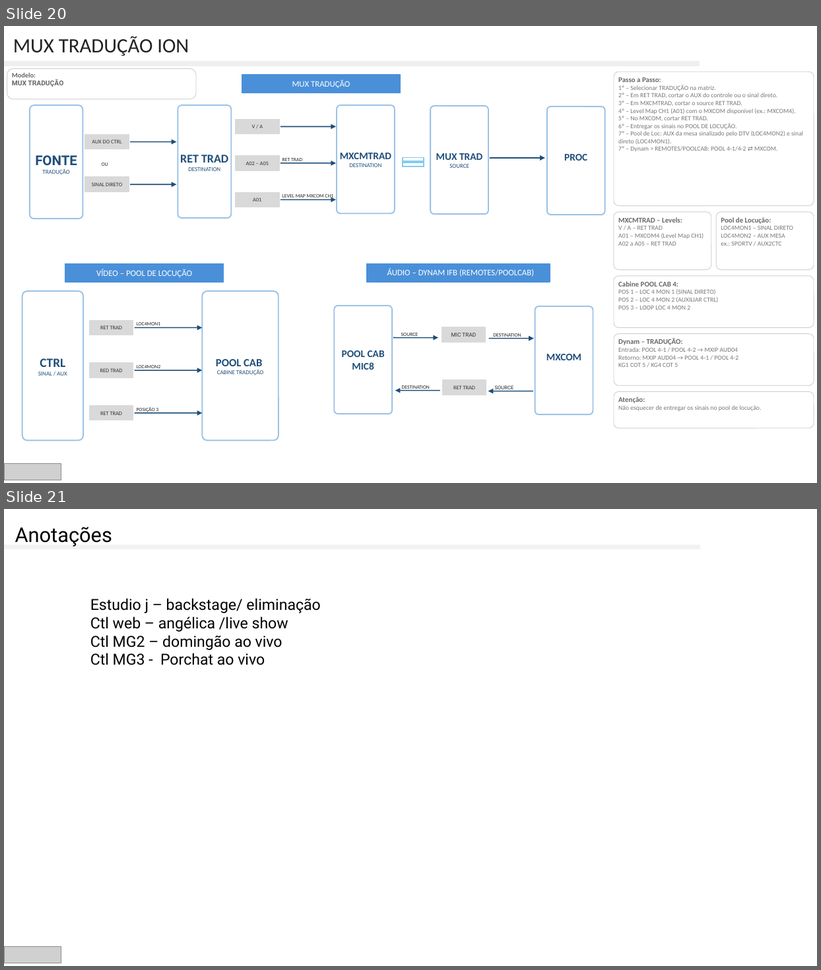
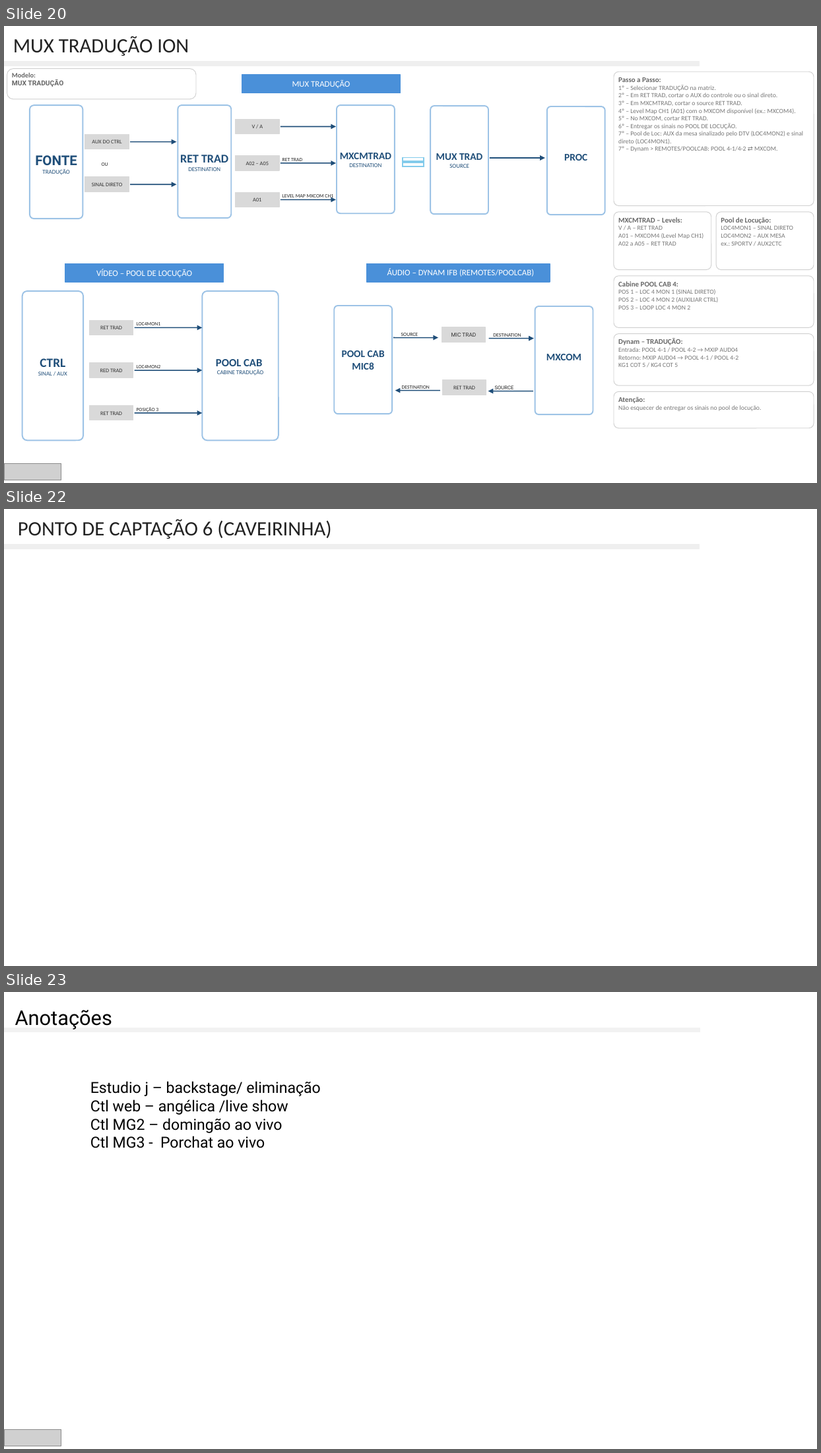
Before and after one commit to cot-ion/central-eventos, a slide deck: pptx/INFOGRAFICO PRODUÇÕES COT 2025.pptx. Shown one above the other, each under a label of ours: slides 20 and 21 before the commit, slides 20, 22 and 23 after it; the slides between them are not shown. The pictures are 821x970 and 821x1453 pixels, drawn with LibreOffice and Linux fonts; fonts in the diff are those of the drawing; grey boxes stand for pictures. Boxes give left, top, right and bottom in pixels: in the first picture for what was removed or moved away, otherwise in the second. Text is boxed around its words. In the diff, an @@ line names an element or a change of style, - is before the commit and + after.

```diff
--- a/pptx/INFOGRAFICO PRODUÇÕES COT 2025.pptx
+++ b/pptx/INFOGRAFICO PRODUÇÕES COT 2025.pptx
@@ slide 22 added at bbox=[4, 509, 817, 966], background #FFFFFF @@
@@ text added at bbox=[18, 519, 331, 539], 24 pt, text #222222 @@
+PONTO DE CAPTAÇÃO 6 (CAVEIRINHA)
@@ rectangle added at bbox=[4, 545, 700, 549], fill #EFEFEF, outline #EFEFEF 1 pt @@
@@ what was slide 21 is now slide 23 @@
```
Also in this commit, not shown: 1 other slide added, 1 other file.
